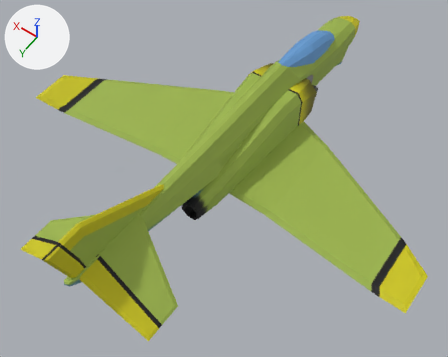
What one commit did to the FBX model Flyplane/Flyplane/assets/Spectre/Spectre_BODY.fbx.
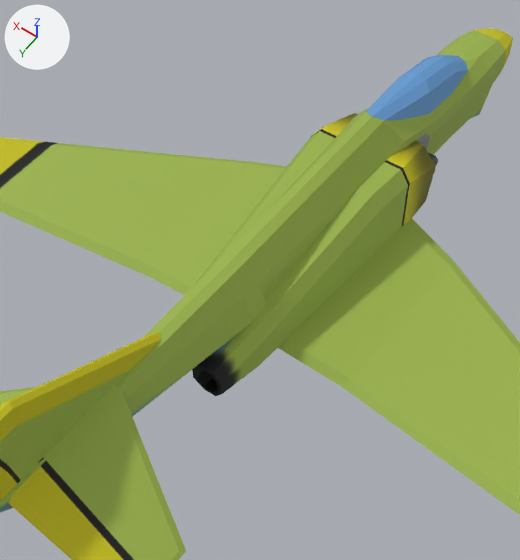
Each version is shown whole from a camera (50 mm lens) standing at (-4.2, 7.35, 8.33) and looking at (-0.27, 1.85, -0.31), then close up on the part from 17% to 81% of the width and 0% to 87% of the height. Lighting does not change. The marker at upper left points along +X, +Y and +Z. Where no turn or scale is listed for an object, it has been applied to the vertices. Vertices at the same position are counted once.
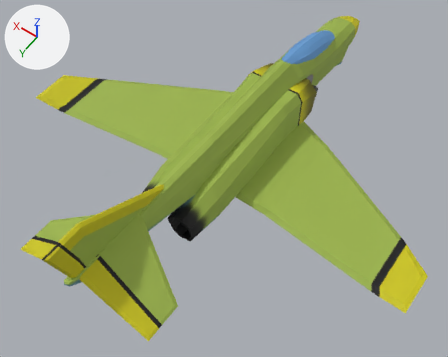
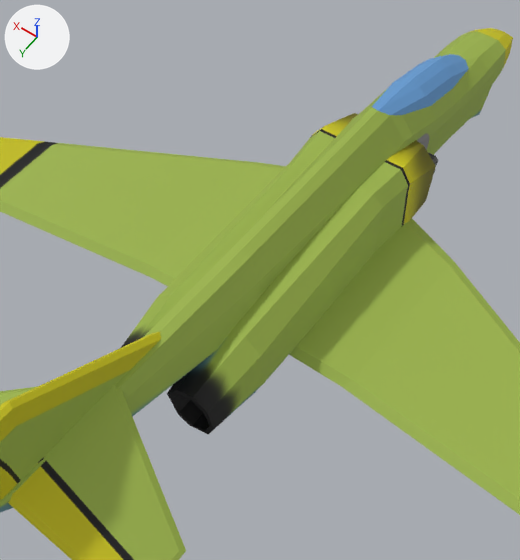
The change in detail:
me_airframe_001 has 538 vertices, 494 faces and spans x -4.01..4.01, y -3.43..5.41, z -0.81..1.52.
me_airframe_001 is used by ob_plane; location (0.0, 0.0, 0.0).
me_airframe_001 part 1: 62 of 538 vertices moved; they spanned x -0.47..0.47, y 2.3..2.81, z -0.51..0.03 and now span x -0.65..0.65, y 2.43..3.18, z -0.61..0.19; mean shift (0.0, 0.25, 0.0); largest move (0.3, 2.8, -0.39) -> (0.48, 3.15, -0.45).
me_airframe_001 part 2: 32 of 538 vertices moved; they spanned x -0.32..0.32, y -2.28..-0.35, z 0.0..0.59 and now span x -0.32..0.32, y -2.29..-0.46, z 0.0..0.59; mean shift (0.0, 0.02, 0.01); largest move (0.1, -1.27, 0.49) -> (0.1, -1.13, 0.49).

What differs and where, as boxes (x1, y1, x2, y2) in the close-ups (520 x 560 px; the box of a moved part takes in the faces that stretch with it):
part 1 of me_airframe_001, moved or reshaped: before (192, 158, 383, 396); after (121, 158, 383, 434)
part 2 of me_airframe_001, moved or reshaped: (234, 46, 488, 280) in both
